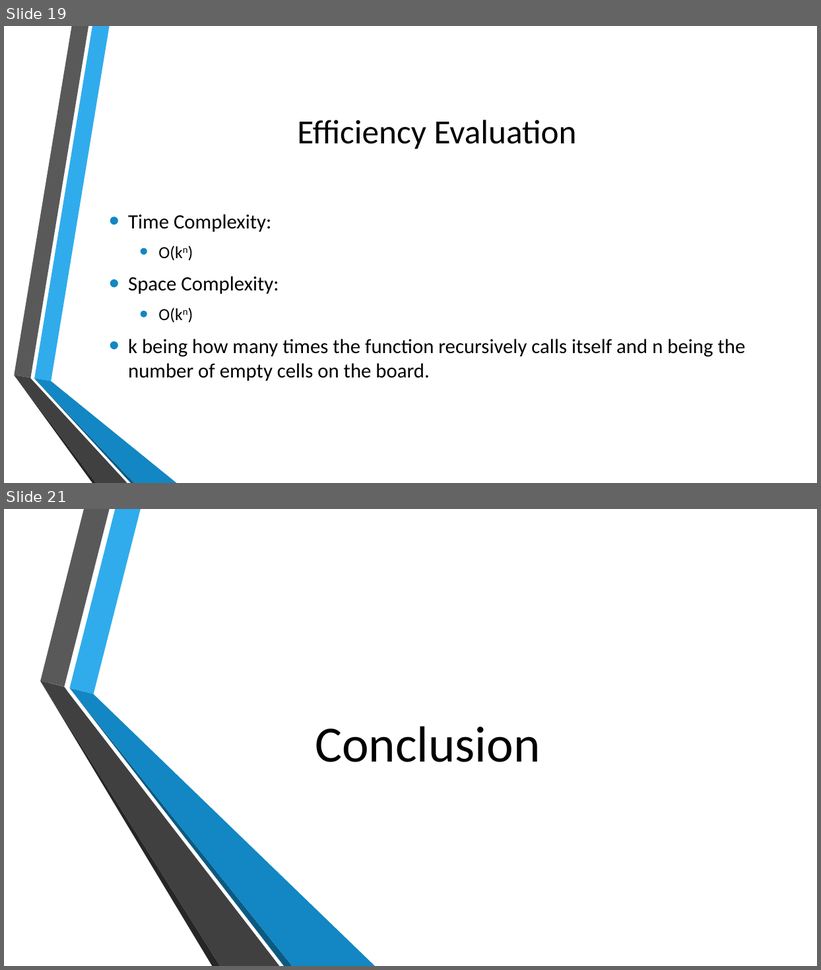
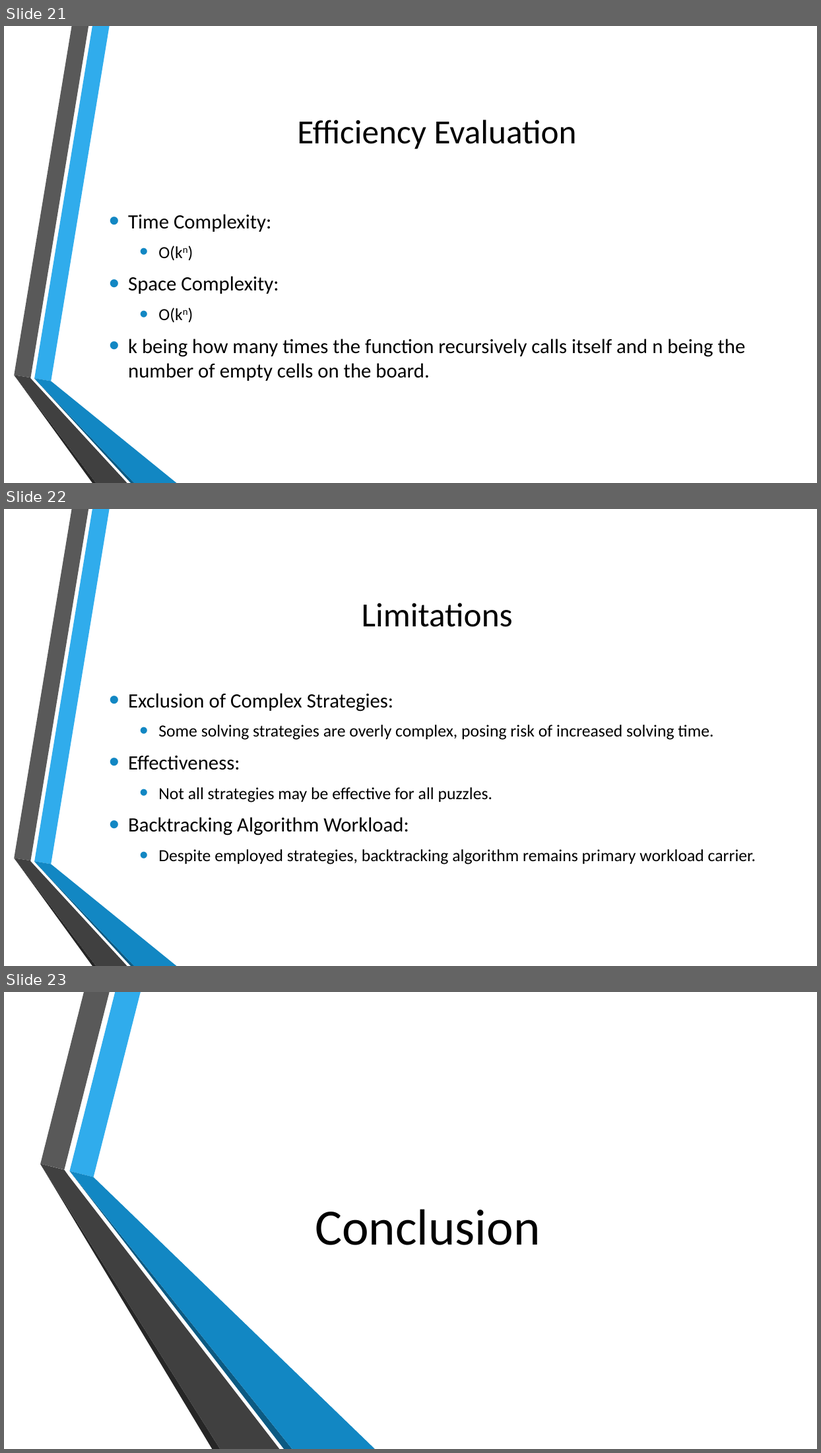
Before and after one commit to BionicScout/LTU-AI-Group_Project, a slide deck: AI TermProject Presentation.pptx. Shown one above the other, each under a label of ours: slides 19 and 21 before the commit, slides 21, 22 and 23 after it; the slides between them are not shown. The pictures are 821x970 and 821x1453 pixels, drawn with LibreOffice and Linux fonts; fonts in the diff are those of the drawing; background and template pictures are left out. Boxes give left, top, right and bottom in pixels: in the first picture for what was removed or moved away, otherwise in the second. Text is boxed around its words. In the diff, an @@ line names an element or a change of style, - is before the commit and + after.

```diff
--- a/AI TermProject Presentation.pptx
+++ b/AI TermProject Presentation.pptx
@@ slide 22 added at bbox=[4, 509, 817, 966], background picture (left out); not listed: 6 template elements that a slide beside it also shows @@
@@ title added at bbox=[362, 603, 513, 627], 40 pt, text #000000 @@
+Limitations
@@ text added at bbox=[128, 693, 756, 865], 20 pt, text #000000 @@
+• Exclusion of Complex Strategies:
+  • Some solving strategies are overly complex, posing risk of increased solving time.
+• Effectiveness:
+  • Not all strategies may be effective for all puzzles.
+• Backtracking Algorithm Workload:
+  • Despite employed strategies, backtracking algorithm remains primary workload carrier.
@@ what was slide 19 is now slide 21 @@
@@ what was slide 21 is now slide 23 @@
```
Also in this commit, not shown: 4 other slides added, 3 slides removed.
